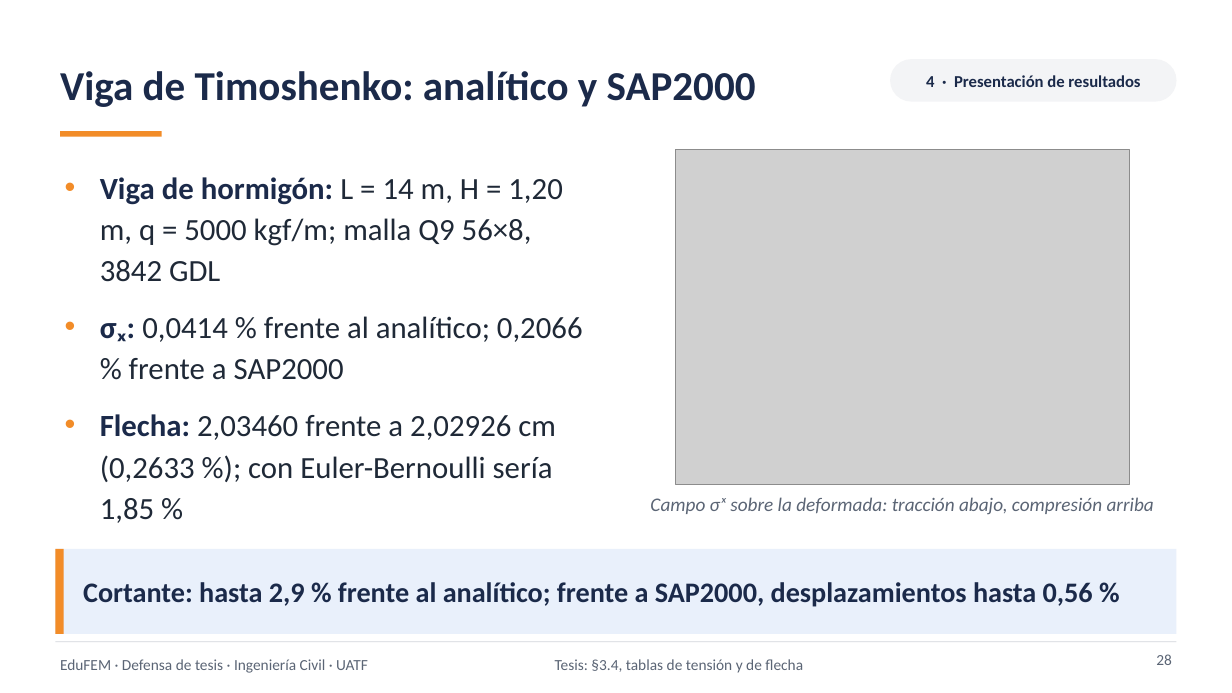
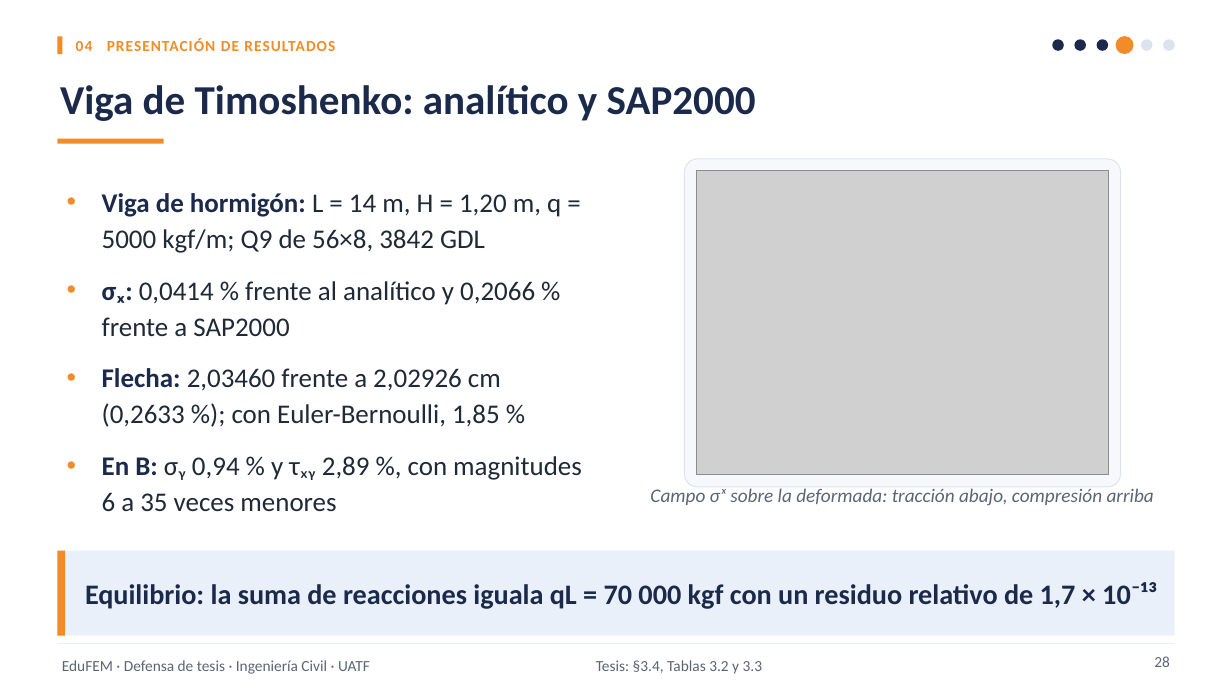
Before and after one commit to Sucullani/SoftwareED, a slide deck: slide 28 of tesis/presentacion/Defensa_EduFEM.pptx. Drawn at 1232x693 pixels with LibreOffice and Linux fonts; fonts in the diff are those of the drawing; grey boxes stand for pictures. Boxes give left, top, right and bottom in pixels: in the first picture for what was removed or moved away, otherwise in the second. Text is boxed around its words. In the diff, an @@ line names an element or a change of style, - is before the commit and + after.

```diff
--- a/tesis/presentacion/Defensa_EduFEM.pptx
+++ b/tesis/presentacion/Defensa_EduFEM.pptx
@@ text "Viga de Timoshenko: analítico y ..." moved from (x1=60, y1=71, x2=756, y2=107) to (x1=60, y1=85, x2=756, y2=121) @@
@@ rectangle added at (x1=57, y1=37, x2=63, y2=55), fill #F28C28 @@
@@ text added at (x1=76, y1=38, x2=335, y2=51), 12 pt, text #F28C28, bold @@
+04 PRESENTACIÓN DE RESULTADOS
@@ rounded rectangle removed at (x1=890, y1=59, x2=1177, y2=102) @@
-4 · Presentación de resultados
@@ ellipse added at (x1=1053, y1=39, x2=1064, y2=50), fill #1B2A4A @@
@@ ellipse added at (x1=1075, y1=39, x2=1086, y2=50), fill #1B2A4A @@
@@ ellipse added at (x1=1097, y1=39, x2=1108, y2=50), fill #1B2A4A @@
@@ ellipse added at (x1=1116, y1=36, x2=1134, y2=55), fill #F28C28 @@
@@ ellipse added at (x1=1141, y1=39, x2=1153, y2=50), fill #DCE3EE @@
@@ ellipse added at (x1=1164, y1=39, x2=1175, y2=50), fill #DCE3EE @@
@@ rectangle resized from (x1=60, y1=131, x2=162, y2=137) to (x1=57, y1=139, x2=164, y2=144) @@
@@ rounded rectangle added at (x1=685, y1=159, x2=1121, y2=487), fill #F6F8FC, outline #DCE3EE 0.75 pt @@
@@ picture resized from (x1=676, y1=150, x2=1129, y2=484) to (x1=697, y1=171, x2=1109, y2=475) @@
@@ text at (x1=102, y1=193, x2=582, y2=512): text changed; size 24 to 21 pt @@
-• Viga de hormigón: L = 14 m, H = 1,20 m, q = 5000 kgf/m; malla Q9 56×8, 3842 GDL
-• σₓ: 0,0414 % frente al analítico; 0,2066 % frente a SAP2000
-• Flecha: 2,03460 frente a 2,02926 cm (0,2633 %); con Euler-Bernoulli sería 1,85 %
+• Viga de hormigón: L = 14 m, H = 1,20 m, q = 5000 kgf/m; Q9 de 56×8, 3842 GDL
+• σₓ: 0,0414 % frente al analítico y 0,2066 % frente a SAP2000
+• Flecha: 2,03460 frente a 2,02926 cm (0,2633 %); con Euler-Bernoulli, 1,85 %
+• En B: σᵧ 0,94 % y τₓᵧ 2,89 %, con magnitudes 6 a 35 veces menores
@@ text "Campo σₓ sobre la deformada: ..." moved from (x1=650, y1=497, x2=1154, y2=514) to (x1=650, y1=488, x2=1154, y2=505) @@
@@ rectangle at (x1=57, y1=551, x2=1175, y2=636): fill #E9F0FB to #EAF0FA @@
@@ text at (x1=85, y1=582, x2=1157, y2=609): text changed @@
-Cortante: hasta 2,9 % frente al analítico; frente a SAP2000, desplazamientos hasta 0,56 %
+Equilibrio: la suma de reacciones iguala qL = 70 000 kgf con un residuo relativo de 1,7 × 10⁻¹³
@@ rectangle at (x1=57, y1=643, x2=1175, y2=644): fill #D1D5DB to #DCE3EE @@
@@ text at (x1=596, y1=660, x2=762, y2=674): text changed @@
-Tesis: §3.4, tablas de tensión y de flecha
+Tesis: §3.4, Tablas 3.2 y 3.3
```
Also in this commit, not shown: 37 other slides changed, 1 slide added, 10 other files.
